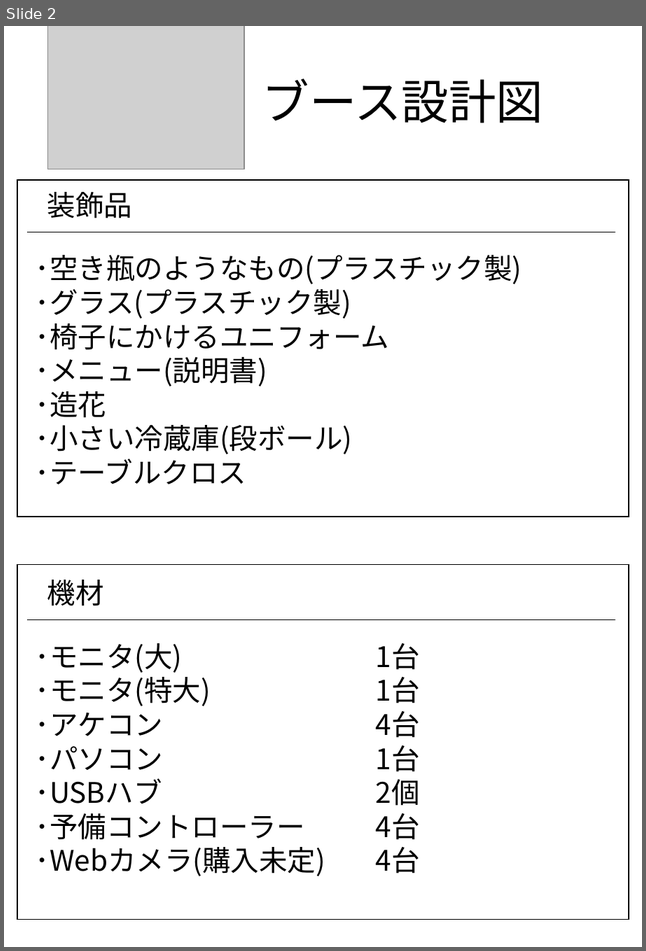
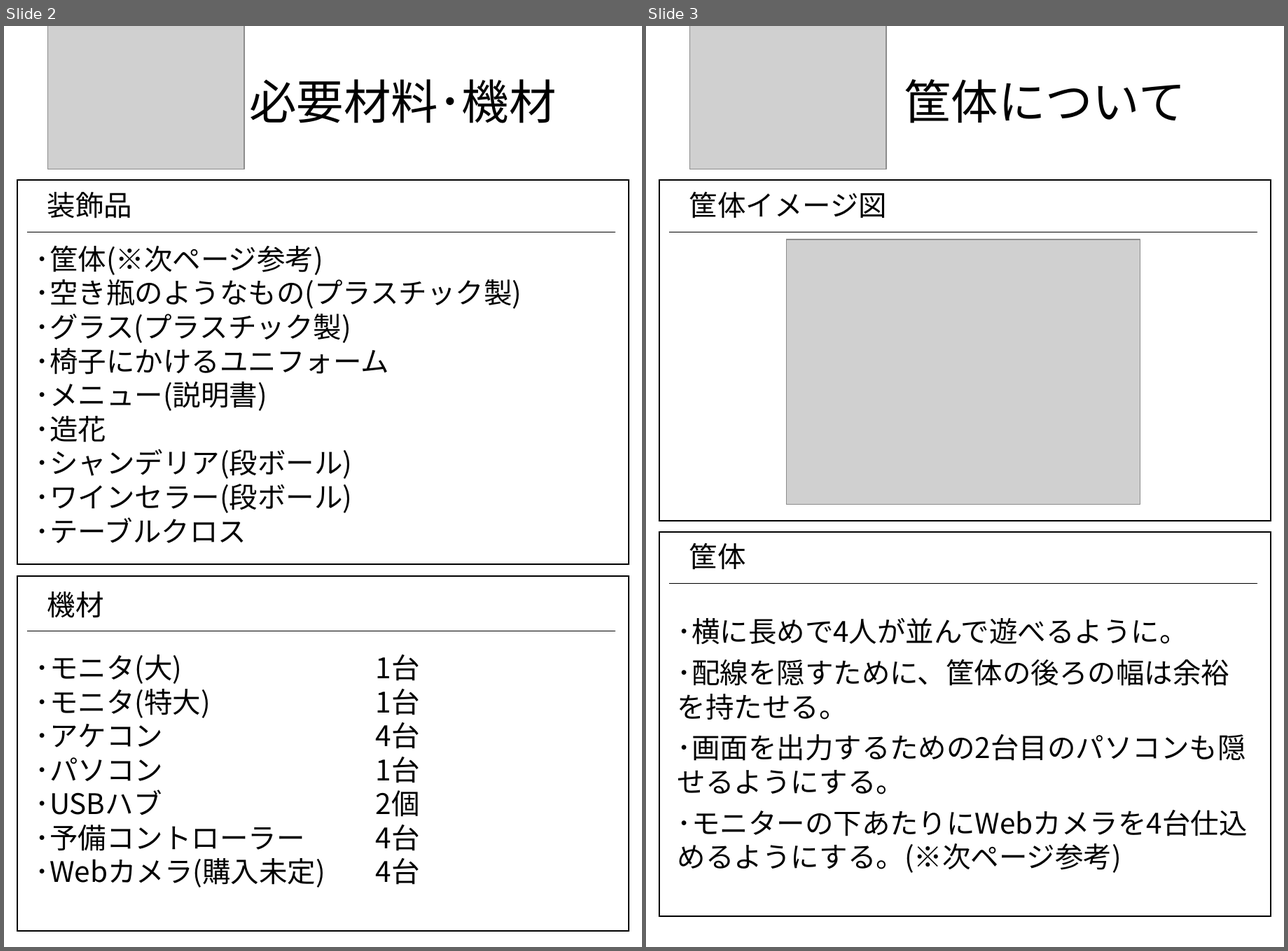
Before and after one commit to HodakaNiwa/TeamC-Graduate-work, a slide deck: ブース設計図/ブース設計図.pptx. Shown side by side, each under a label of ours: slide 2 before the commit, slides 2 and 3 after it. The pictures are 646x951 and 1288x951 pixels, drawn with LibreOffice and Linux fonts; fonts in the diff are those of the drawing; grey boxes stand for pictures. Boxes give left, top, right and bottom in pixels: in the first picture for what was removed or moved away, otherwise in the second. Text is boxed around its words. In the diff, an @@ line names an element or a change of style, - is before the commit and + after.

Commit message:
Update ブース設計図.pptx
ブース設計図･改改

```diff
--- a/ブース設計図/ブース設計図.pptx
+++ b/ブース設計図/ブース設計図.pptx
@@ slide 3 added at box(646, 26, 1284, 947), background #FFFFFF @@
@@ picture added at box(689, 26, 886, 169) @@
@@ title added at box(904, 79, 1185, 123), 40 pt, text #000000 @@
+筐体について
@@ rectangle added at box(659, 180, 1271, 521), fill #FFFFFF, outline #000000 1 pt @@
@@ text added at box(689, 192, 887, 218), 24 pt, text #000000 @@
+筐体イメージ図
@@ line added from (669, 232) to (1257, 232), #000000 0.5 pt @@
@@ picture added at box(786, 240, 1140, 505) @@
@@ rectangle added at box(659, 532, 1271, 916), fill #FFFFFF, outline #000000 1 pt, 18 pt, text #FFFFFF @@
+あああ
@@ text added at box(689, 543, 746, 570), 24 pt, text #000000 @@
+筐体
@@ line added from (669, 584) to (1257, 584), #000000 0.5 pt @@
@@ text added at box(677, 618, 1247, 873), 24 pt, text #000000 @@
+･横に長めで4人が並んで遊べるように。
+･配線を隠すために、筐体の後ろの幅は余裕を持たせる。
+･画面を出力するための2台目のパソコンも隠せるようにする。
+･モニターの下あたりにWebカメラを4台仕込めるようにする。(※次ページ参考)
@@ slide 2 changed as well @@
@@ title at box(249, 79, 556, 123): text changed @@
-ブース設計図
+必要材料･機材
@@ rectangle "あああ": place and size @@
-rectangle "あああ" at box(17, 180, 629, 517)
+rectangle "あああ" at box(17, 180, 629, 564)
@@ text "･筐体(※次ページ参考)": place and size @@
-text "･筐体(※次ページ参考)" at box(35, 255, 522, 484)
+text "･筐体(※次ページ参考)" at box(35, 246, 522, 543)
@@ text at box(35, 246, 323, 275): paragraph added @@
+･筐体(※次ページ参考)
@@ text at box(35, 449, 353, 513): text changed @@
-･小さい冷蔵庫(段ボール)
+･シャンデリア(段ボール)
+･ワインセラー(段ボール)
@@ 2 texts, 1 rectangle, 1 line: place and size @@
-2 texts, 1 rectangle, 1 line at box(17, 565, 629, 920)
+2 texts, 1 rectangle, 1 line at box(17, 576, 629, 930)
```
Also in this commit, not shown: 1 other slide changed, 1 other slide added.
